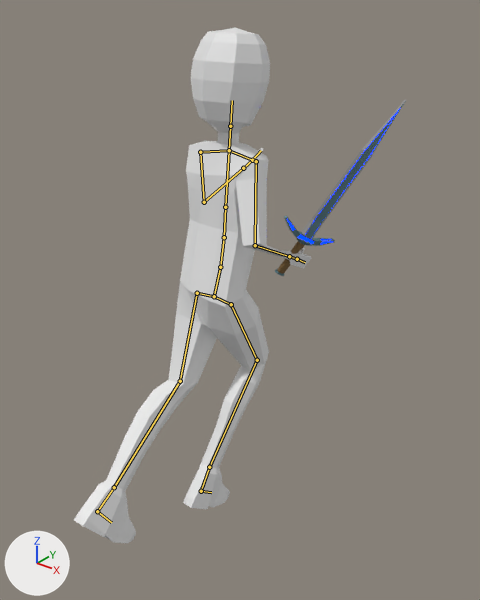
One commit to the glTF model assets/models/player/model.glb: the scene before it, then after it.
One viewpoint serves both versions: a 50 mm lens placed at (3.53, -4.09, 2.61), pointed at (0.32, -0.08, 0.12). The lights are fixed; the arrows at lower left show +X, +Y and +Z. The first picture is the older version. Both versions are drawn at frame 7 of the action 'run-with-sword'; the numbers are the values there. The bones that bend it are drawn over the model as lines.

In view in the first picture: '立方体', '立方体.001'.
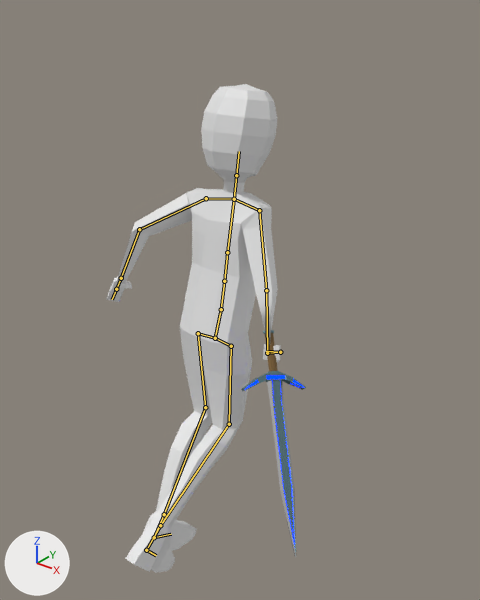
Pixel boxes [x1, y1, x2, y2] of what changed, in the pictures (480 x 600 px):
'立方体', posed (26% narrower)
    before: [74, 27, 311, 543]
    after: [106, 84, 281, 573]
'立方体.001', posed (50% narrower, 29% taller)
    before: [275, 100, 406, 276]
    after: [241, 330, 306, 557]
bone '骨骼', root to tip
    before: (214, 296) to (220, 267)
    after: (215, 338) to (221, 309)
bone '骨骼.002', root to tip
    before: (224, 237) to (225, 207)
    after: (224, 281) to (227, 252)
bone '骨骼.006', root to tip
    before: (200, 152) to (204, 202)
    after: (206, 198) to (139, 229)
bone '骨骼.007', root to tip
    before: (204, 202) to (243, 168)
    after: (139, 229) to (121, 278)
bone '骨骼.009', root to tip
    before: (256, 161) to (255, 245)
    after: (259, 210) to (266, 290)
bone '骨骼.010', root to tip
    before: (255, 245) to (289, 256)
    after: (266, 290) to (267, 353)
bone '骨骼.023', root to tip
    before: (289, 256) to (297, 259)
    after: (267, 353) to (280, 352)
bone '骨骼.025', root to tip
    before: (297, 259) to (305, 262)
    after: (280, 352) to (266, 351)
bone '骨骼.012', root to tip
    before: (214, 296) to (197, 293)
    after: (215, 338) to (198, 333)
bone '骨骼.014', root to tip
    before: (197, 293) to (180, 381)
    after: (198, 333) to (205, 407)
bone '骨骼.016', root to tip
    before: (180, 381) to (114, 487)
    after: (205, 407) to (164, 514)
bone '骨骼.020', root to tip
    before: (97, 511) to (111, 522)
    after: (154, 537) to (171, 534)
bone '骨骼.013', root to tip
    before: (214, 296) to (231, 304)
    after: (215, 338) to (231, 346)
bone '骨骼.015', root to tip
    before: (231, 304) to (257, 360)
    after: (231, 346) to (229, 424)
bone '骨骼.017', root to tip
    before: (257, 360) to (209, 467)
    after: (229, 424) to (160, 525)
bone '骨骼.021', root to tip
    before: (201, 491) to (211, 492)
    after: (146, 550) to (156, 555)

The edits, one by one:
Bone '骨骼' (bone_骨骼) moves from (0.0, 0.04, 0.007) to (0.0, -0.374, -0.064).
Bone '骨骼.002' (bone_骨骼_002) turns from (5, 0, 0) to (0, 0, 0) degrees about its own x, y and z.
Bone '骨骼.006' (bone_骨骼_006) turns from (-31, -4, 79) to (39, 22, 63) degrees about its own x, y and z.
Bone '骨骼.007' (bone_骨骼_007) turns from (-100, 5, -25) to (-42, 22, 4) degrees about its own x, y and z.
Bone '骨骼.009' (bone_骨骼_009) turns from (18, -12, -80) to (14, -16, -73) degrees about its own x, y and z.
Bone '骨骼.010' (bone_骨骼_010) turns from (-91, 7, -46) to (36, -84, -44) degrees about its own x, y and z.
Bone '骨骼.023' (bone_骨骼_023) turns from (0, 0, 0) to (103, -53, -13) degrees about its own x, y and z.
Bone '骨骼.025' (bone_骨骼_025) turns from (0, 0, 0) to (10, -22, 151) degrees about its own x, y and z.
Bone '骨骼.012' (bone_骨骼_012) moves from (0.0, -0.005, 0.04) to (0.0, 0.045, -0.377).
Bone '骨骼.014' (bone_骨骼_014) turns from (-2, -1, 22) to (-2, -1, -1) degrees about its own x, y and z.
Bone '骨骼.016' (bone_骨骼_016) turns from (0, -1, 32) to (1, -1, 37) degrees about its own x, y and z.
Bone '骨骼.020' (bone_骨骼_020) turns from (0, 0, 0) to (-1, 1, -14) degrees about its own x, y and z.
Bone '骨骼.013' (bone_骨骼_013) moves from (0.0, -0.004, 0.041) to (0.0, 0.033, -0.378).
Bone '骨骼.015' (bone_骨骼_015) turns from (0, 0, 26) to (0, 0, -4) degrees about its own x, y and z.
Bone '骨骼.017' (bone_骨骼_017) turns from (0, 1, -63) to (0, 1, -53) degrees about its own x, y and z.
Bone '骨骼.021' (bone_骨骼_021) turns from (0, 0, 0) to (1, -1, 5) degrees about its own x, y and z.
